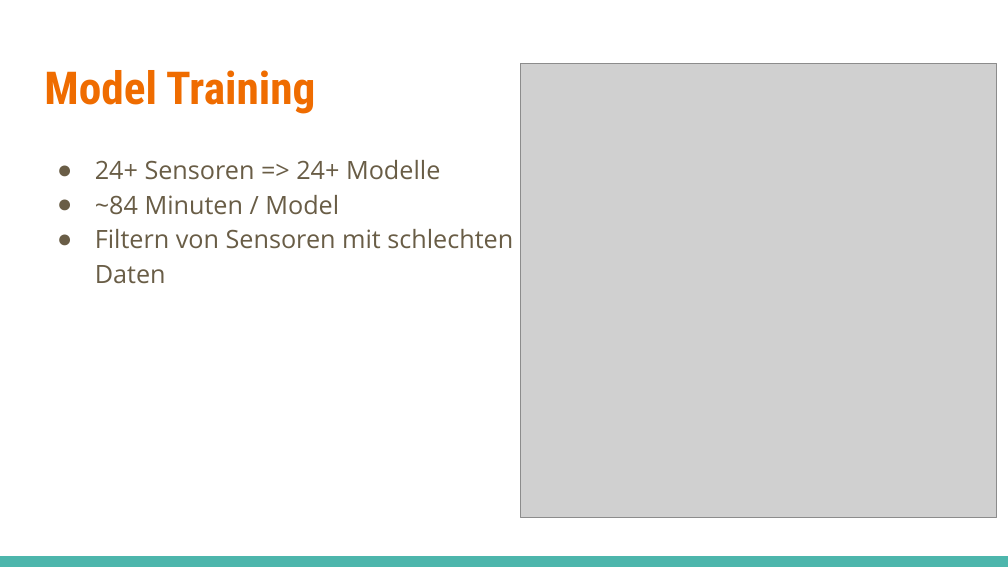
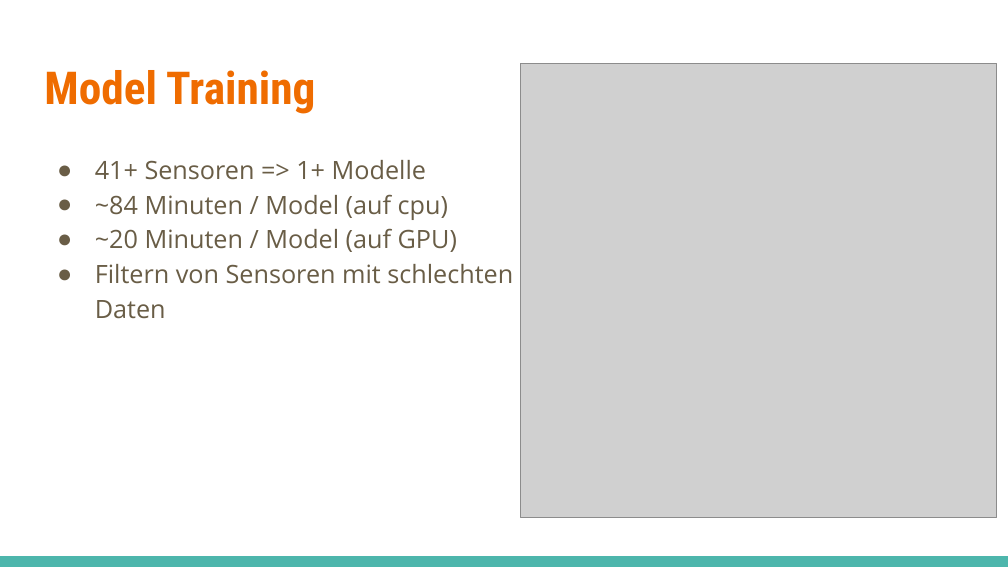
Before and after one commit to turulix/Umweltmonitoring-Projekt, a slide deck: slide 20 of Umweltmonitoring.pptx. Drawn at 1008x567 pixels with LibreOffice and Linux fonts; fonts in the diff are those of the drawing; grey boxes stand for pictures. Boxes give left, top, right and bottom in pixels: in the first picture for what was removed or moved away, otherwise in the second. Text is boxed around its words. In the diff, an @@ line names an element or a change of style, - is before the commit and + after.

Commit message:
PP Update

```diff
--- a/Umweltmonitoring.pptx
+++ b/Umweltmonitoring.pptx
@@ text at [95, 160, 457, 252]: text changed @@
-● 24+ Sensoren => 24+ Modelle
-● ~84 Minuten / Model
+● 41+ Sensoren => 1+ Modelle
+● ~84 Minuten / Model (auf cpu)
+● ~20 Minuten / Model (auf GPU)
```
Also in this commit, not shown: 1 other slide changed.
